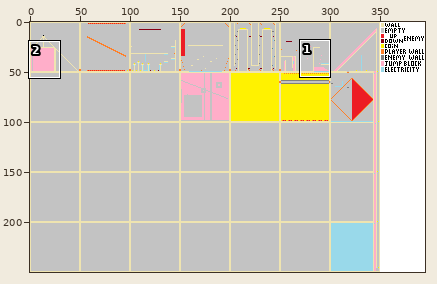
Sprite sheet -- src/Map.png. The picture above shows the old version from afar; the outline marks the close-up.
Close-up. Before:
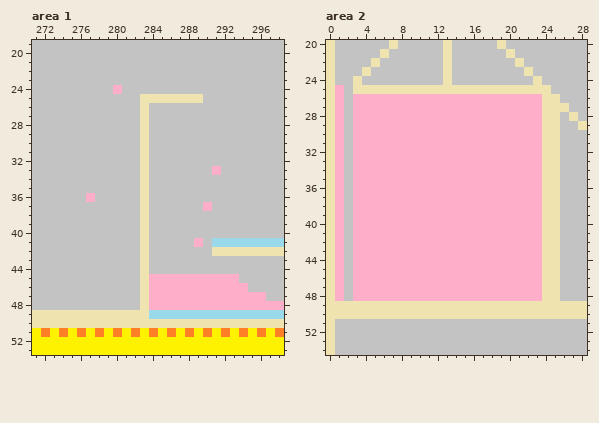
The file is 395x250 pixels. Shown: area 1: x 271..298, y 19..53; area 2: x 0..28, y 20..54.
New version:
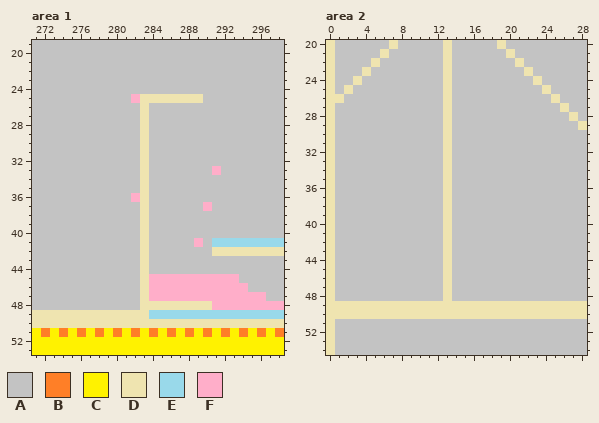
Palette (. is transparent): A #c3c3c3  B #ff7f27  C #fff200  D #efe4b0  E #99d9ea  F #ffaec9
Change:
--- area 1
@@ x 278..284 @@
 23 AAAAAAA
-24 AAFAAAA
-25 AAAAADD
+24 AAAAAAA
+25 AAAAFDD
 26 AAAAADA
@@ x 275..284 @@
 35 AAAAAAAADA
-36 AAFAAAAADA
+36 AAAAAAAFDA
 37 AAAAAAAADA
@@ x 282..292 @@
 47 ADFFFFFFFFF
-48 ADFFFFFFFFF
+48 ADDDDDDDDFF
 49 DDEEEEEEEEE
--- area 2
@@ x 0..28 @@
 24 DAADAAAAAAAAADAAAAAAAAADAAAAA
-25 DFADDDDDDDDDDDDDDDDDDDDDDAAAA
-26 DFAFFFFFFFFFFFFFFFFFFFFFDDAAA
-27 DFAFFFFFFFFFFFFFFFFFFFFFDDDAA
-28 DFAFFFFFFFFFFFFFFFFFFFFFDDADA
-29 DFAFFFFFFFFFFFFFFFFFFFFFDDAAD
-30 DFAFFFFFFFFFFFFFFFFFFFFFDDAAA
-31 DFAFFFFFFFFFFFFFFFFFFFFFDDAAA
-32 DFAFFFFFFFFFFFFFFFFFFFFFDDAAA
-33 DFAFFFFFFFFFFFFFFFFFFFFFDDAAA
-34 DFAFFFFFFFFFFFFFFFFFFFFFDDAAA
-35 DFAFFFFFFFFFFFFFFFFFFFFFDDAAA
-36 DFAFFFFFFFFFFFFFFFFFFFFFDDAAA
-37 DFAFFFFFFFFFFFFFFFFFFFFFDDAAA
-38 DFAFFFFFFFFFFFFFFFFFFFFFDDAAA
-39 DFAFFFFFFFFFFFFFFFFFFFFFDDAAA
-40 DFAFFFFFFFFFFFFFFFFFFFFFDDAAA
-41 DFAFFFFFFFFFFFFFFFFFFFFFDDAAA
-42 DFAFFFFFFFFFFFFFFFFFFFFFDDAAA
-43 DFAFFFFFFFFFFFFFFFFFFFFFDDAAA
-44 DFAFFFFFFFFFFFFFFFFFFFFFDDAAA
-45 DFAFFFFFFFFFFFFFFFFFFFFFDDAAA
-46 DFAFFFFFFFFFFFFFFFFFFFFFDDAAA
-47 DFAFFFFFFFFFFFFFFFFFFFFFDDAAA
-48 DFAFFFFFFFFFFFFFFFFFFFFFDDAAA
+25 DADAAAAAAAAAADAAAAAAAAAADAAAA
+26 DDAAAAAAAAAAADAAAAAAAAAAADAAA
+27 DAAAAAAAAAAAADAAAAAAAAAAAADAA
+28 DAAAAAAAAAAAADAAAAAAAAAAAAADA
+29 DAAAAAAAAAAAADAAAAAAAAAAAAAAD
+30 DAAAAAAAAAAAADAAAAAAAAAAAAAAA
+31 DAAAAAAAAAAAADAAAAAAAAAAAAAAA
+32 DAAAAAAAAAAAADAAAAAAAAAAAAAAA
+33 DAAAAAAAAAAAADAAAAAAAAAAAAAAA
+34 DAAAAAAAAAAAADAAAAAAAAAAAAAAA
+35 DAAAAAAAAAAAADAAAAAAAAAAAAAAA
+36 DAAAAAAAAAAAADAAAAAAAAAAAAAAA
+37 DAAAAAAAAAAAADAAAAAAAAAAAAAAA
+38 DAAAAAAAAAAAADAAAAAAAAAAAAAAA
+39 DAAAAAAAAAAAADAAAAAAAAAAAAAAA
+40 DAAAAAAAAAAAADAAAAAAAAAAAAAAA
+41 DAAAAAAAAAAAADAAAAAAAAAAAAAAA
+42 DAAAAAAAAAAAADAAAAAAAAAAAAAAA
+43 DAAAAAAAAAAAADAAAAAAAAAAAAAAA
+44 DAAAAAAAAAAAADAAAAAAAAAAAAAAA
+45 DAAAAAAAAAAAADAAAAAAAAAAAAAAA
+46 DAAAAAAAAAAAADAAAAAAAAAAAAAAA
+47 DAAAAAAAAAAAADAAAAAAAAAAAAAAA
+48 DAAAAAAAAAAAADAAAAAAAAAAAAAAA
 49 DDDDDDDDDDDDDDDDDDDDDDDDDDDDD
Changed places in both close-ups, as pixel boxes (x1, y1, x2, y2):
changed: (113, 85, 140, 103)
changed: (86, 193, 140, 202)
changed: (149, 301, 212, 310)
changed: (335, 85, 560, 301)
